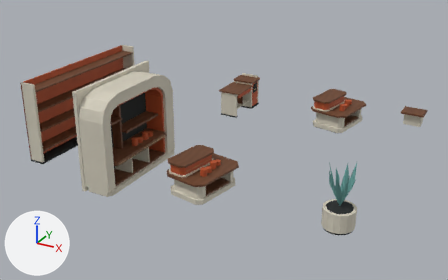
What one commit did to the glTF model external_packages/shopping_promenade_20261009/exports/SHOP_D09_P100_A366__fitout.glb.
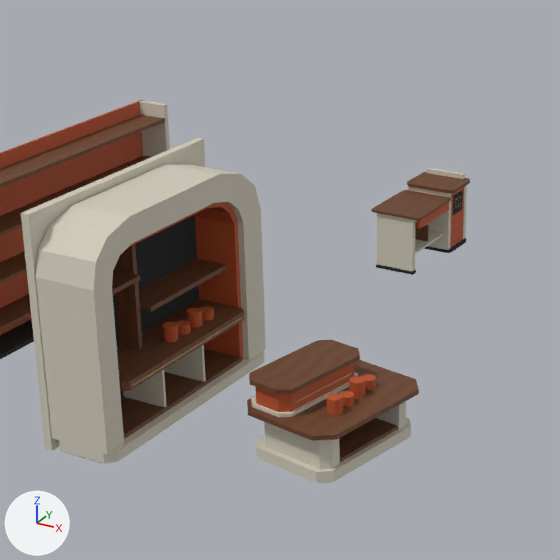
Old and new are each drawn whole from a 50 mm camera at (8.58, -16.95, 8.52) aimed at (-0.37, -0.67, 0.38) and again close up on the part from 14% to 66% of the width and 1% to 85% of the height. Lighting does not change. The marker at lower left points along +X, +Y and +Z. The first two pictures are the older version. Vertices at exactly the same position are counted once.

Objects in the first close-up: 'SHOP_D09_P100_A366__fitout__dark_rubber', 'SHOP_D09_P100_A366__fitout__ivory_enamel', 'SHOP_D09_P100_A366__fitout__retail_terracotta_enamel', 'SHOP_D09_P100_A366__fitout__warm_walnut' and 1 more.
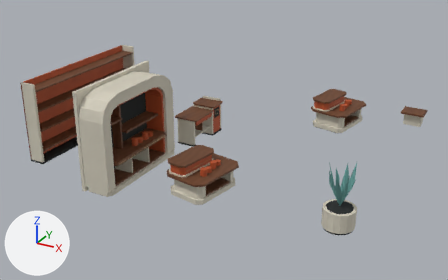
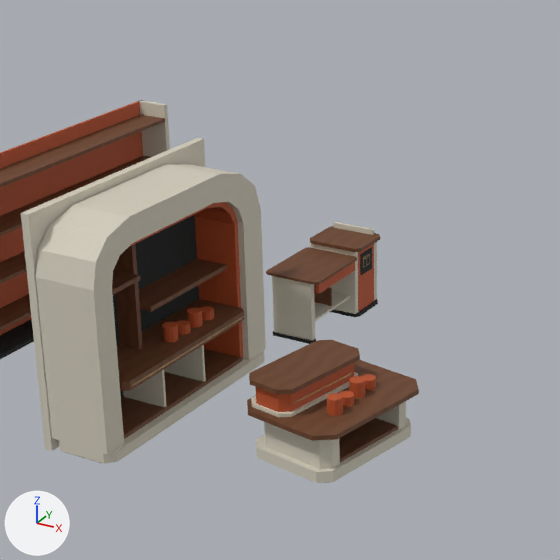
Changed parts and their boxes (x1, y1, x2, y2) in the close-ups (560 x 560 px; the box of a moved part takes in the faces that stretch with it):
'SHOP_D09_P100_A366__fitout__ivory_enamel', reshaped: before (21, 100, 467, 483); after (21, 100, 411, 483)
'SHOP_D09_P100_A366__fitout__warm_walnut', reshaped: before (0, 114, 470, 462); after (0, 114, 419, 462)
'SHOP_D09_P100_A366__fitout__retail_terracotta_enamel', reshaped: before (0, 100, 464, 416); after (0, 100, 376, 416)
'SHOP_D09_P100_A366__fitout__dark_rubber', reshaped: before (0, 190, 466, 483); after (0, 215, 378, 483)
part 1 of me_shop_d09_p100_a366__fitout__dark_rubber, moved or reshaped: before (376, 264, 416, 275); after (273, 331, 316, 344)
part 2 of me_shop_d09_p100_a366__fitout__dark_rubber, moved or reshaped: before (424, 238, 466, 253); after (330, 299, 378, 317)
part 3 of me_shop_d09_p100_a366__fitout__dark_rubber, moved or reshaped: before (453, 190, 463, 215); after (360, 247, 372, 275)
part 4 of me_shop_d09_p100_a366__fitout__ivory_enamel, moved or reshaped: before (377, 213, 415, 272); after (272, 276, 315, 341)
part 5 of me_shop_d09_p100_a366__fitout__ivory_enamel, moved or reshaped: before (415, 231, 443, 254); after (314, 292, 350, 321)
part 6 of me_shop_d09_p100_a366__fitout__ivory_enamel, moved or reshaped: before (427, 168, 465, 179); after (333, 222, 374, 235)
part 7 of me_shop_d09_p100_a366__fitout__ivory_enamel, moved or reshaped (mostly hidden): before (463, 185, 467, 239); after (374, 242, 377, 301)
part 8 of me_shop_d09_p100_a366__fitout__ivory_enamel, moved or reshaped: before (408, 186, 451, 250); after (310, 243, 358, 314)
part 9 of me_shop_d09_p100_a366__fitout__retail_terracotta_enamel, moved or reshaped: before (417, 202, 449, 229); after (316, 262, 355, 294)
part 10 of me_shop_d09_p100_a366__fitout__retail_terracotta_enamel, moved or reshaped: before (450, 187, 464, 248); after (358, 244, 374, 312)
part 11 of me_shop_d09_p100_a366__fitout__warm_walnut, moved or reshaped: before (415, 223, 429, 242); after (314, 285, 332, 306)
part 12 of me_shop_d09_p100_a366__fitout__warm_walnut, moved or reshaped: before (407, 172, 470, 193); after (310, 226, 380, 252)
part 13 of me_shop_d09_p100_a366__fitout__warm_walnut, moved or reshaped: before (371, 190, 451, 220); after (266, 247, 357, 285)

Patch to the scene script:
```diff
--- a/external_packages/shopping_promenade_20261009/exports/SHOP_D09_P100_A366__fitout.glb.py
+++ b/external_packages/shopping_promenade_20261009/exports/SHOP_D09_P100_A366__fitout.glb.py
@@ me_shop_d09_p100_a366__fitout__dark_rubber @@
 me_shop_d09_p100_a366__fitout__dark_rubber.from_pydata(...)  # 260 vertices, 448 faces; spans x -5.35..4.9, y -5.0..4.28, z 0.0..2.49
+# me_shop_d09_p100_a366__fitout__dark_rubber part 1: the loose piece of 16 vertices spanning x -2.05..-1.38, y 2.12..2.24, z 0.0..0.05 is moved by (0.0, -3.0, 0.0)
+# me_shop_d09_p100_a366__fitout__dark_rubber part 2: the loose piece of 16 vertices spanning x -2.1..-1.29, y 3.23..3.89, z 0.0..0.05 is moved by (0.0, -3.0, 0.0)
+# me_shop_d09_p100_a366__fitout__dark_rubber part 3: the loose piece of 8 vertices spanning x -1.33..-1.32, y 3.39..3.72, z 0.6..0.93 is moved by (0.0, -3.0, 0.0)
 me_shop_d09_p100_a366__fitout__dark_rubber.materials.append(mat_astraea_dark_rubber)
@@ me_shop_d09_p100_a366__fitout__ivory_enamel @@
 me_shop_d09_p100_a366__fitout__ivory_enamel.from_pydata(...)  # 372 vertices, 674 faces; spans x -5.35..4.93, y -5.05..4.9, z 0.0..3.0
+# me_shop_d09_p100_a366__fitout__ivory_enamel part 4: the loose piece of 8 vertices spanning x -2.03..-1.4, y 2.14..2.22, z 0.05..0.92 is moved by (0.0, -3.0, 0.0)
+# me_shop_d09_p100_a366__fitout__ivory_enamel part 5: the loose piece of 8 vertices spanning x -2.03..-1.41, y 2.22..3.23, z 0.29..0.32 is moved by (0.0, -3.0, 0.0)
+# me_shop_d09_p100_a366__fitout__ivory_enamel part 6: the loose piece of 8 vertices spanning x -2.04..-1.37, y 3.83..3.88, z 1.08..1.15 is moved by (0.0, -3.0, 0.0)
+# me_shop_d09_p100_a366__fitout__ivory_enamel part 7: the loose piece of 8 vertices spanning x -2.07..-1.33, y 3.79..3.88, z 0.05..1.02 is moved by (0.0, -3.0, 0.0)
+# me_shop_d09_p100_a366__fitout__ivory_enamel part 8: the loose piece of 8 vertices spanning x -2.07..-1.33, y 3.23..3.32, z 0.05..1.02 is moved by (0.0, -3.0, 0.0)
 me_shop_d09_p100_a366__fitout__ivory_enamel.materials.append(mat_astraea_ivory_enamel)
@@ me_shop_d09_p100_a366__fitout__retail_terracotta_enamel @@
 me_shop_d09_p100_a366__fitout__retail_terracotta_enamel.from_pydata(...)  # 550 vertices, 1012 faces; spans x -5.35..2.44, y -4.73..4.01, z 0.05..2.6
+# me_shop_d09_p100_a366__fitout__retail_terracotta_enamel part 9: the loose piece of 8 vertices spanning x -1.38..-1.33, y 2.22..3.23, z 0.74..0.92 is moved by (0.0, -3.0, 0.0)
+# me_shop_d09_p100_a366__fitout__retail_terracotta_enamel part 10: the loose piece of 8 vertices spanning x -1.47..-1.33, y 3.32..3.79, z 0.05..1.02 is moved by (0.0, -3.0, 0.0)
 me_shop_d09_p100_a366__fitout__retail_terracotta_enamel.materials.append(mat_astraea_retail_terracotta_enamel)
@@ me_shop_d09_p100_a366__fitout__warm_walnut @@
 me_shop_d09_p100_a366__fitout__warm_walnut.from_pydata(...)  # 288 vertices, 468 faces; spans x -5.31..4.9, y -4.66..5.0, z 0.15..2.49
+# me_shop_d09_p100_a366__fitout__warm_walnut part 11: the loose piece of 8 vertices spanning x -1.98..-1.47, y 2.78..2.8, z 0.32..0.59 is moved by (0.0, -3.0, 0.0)
+# me_shop_d09_p100_a366__fitout__warm_walnut part 12: the loose piece of 16 vertices spanning x -2.1..-1.25, y 3.2..3.9, z 1.02..1.08 is moved by (0.0, -3.0, 0.0)
+# me_shop_d09_p100_a366__fitout__warm_walnut part 13: the loose piece of 16 vertices spanning x -2.13..-1.27, y 2.1..3.23, z 0.92..0.95 is moved by (0.0, -3.0, 0.0)
 me_shop_d09_p100_a366__fitout__warm_walnut.materials.append(mat_astraea_warm_walnut)
```
